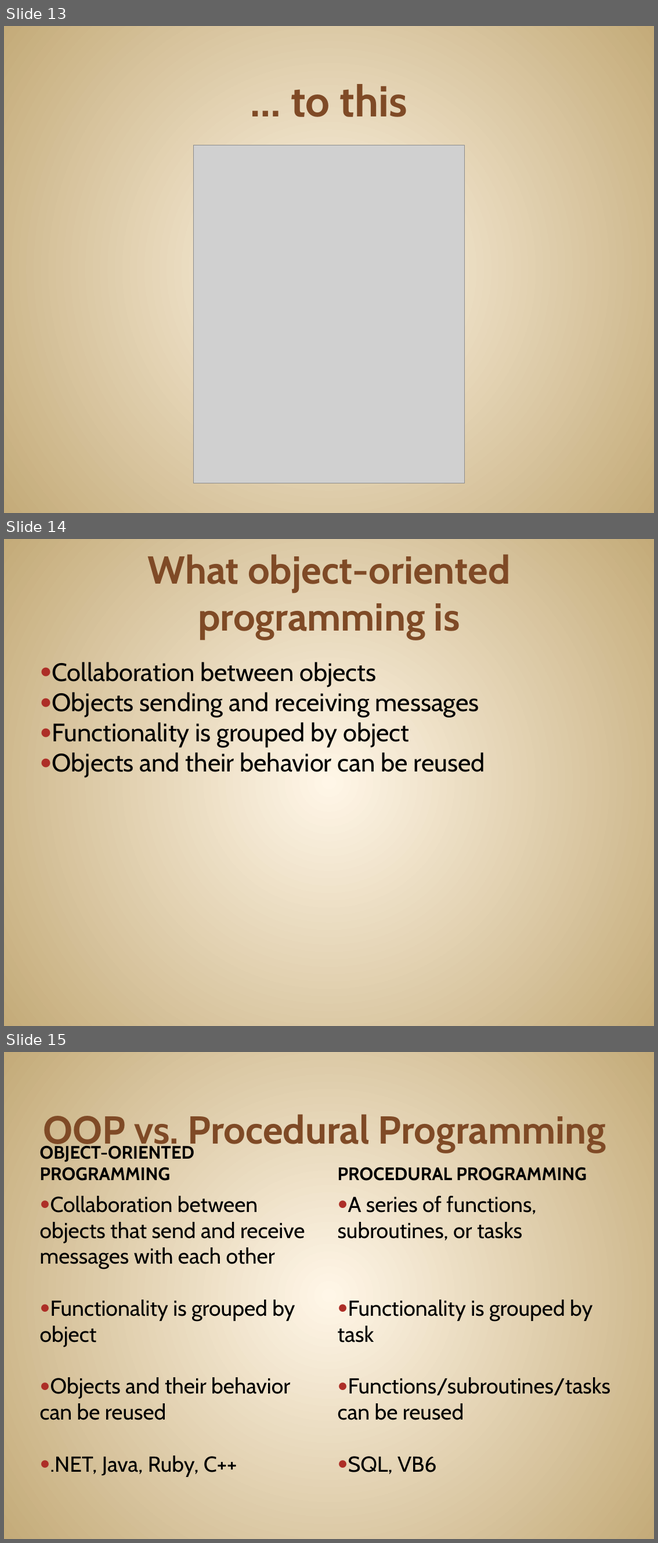
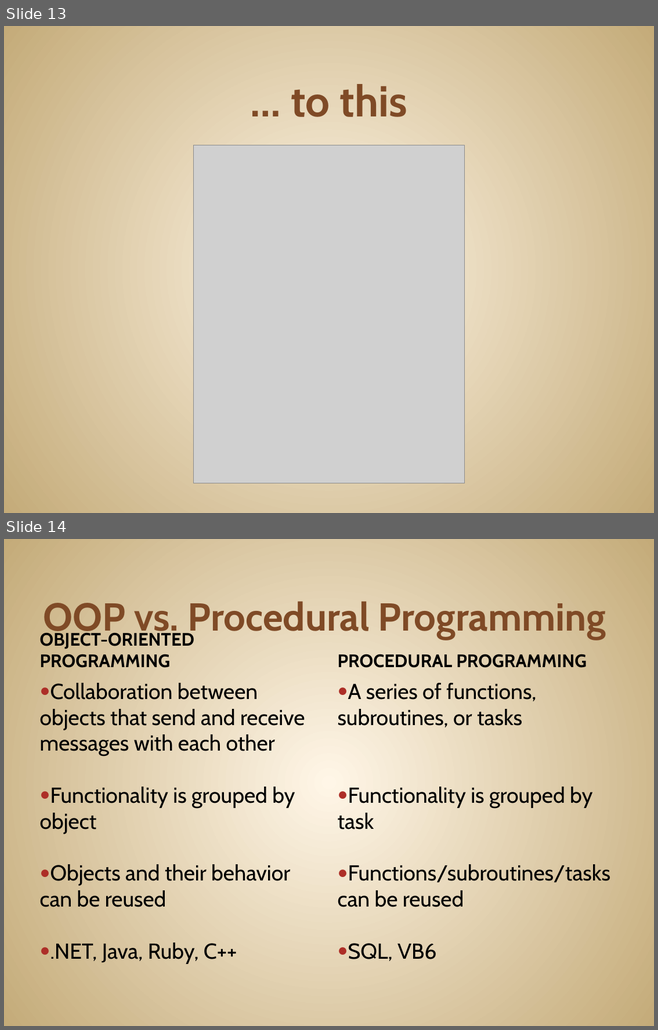
Before and after one commit to JonKruger/oop-solid-sample, a slide deck: slides/OOP-SOLID-CodeMash.pptx. Shown one above the other, each under a label of ours: slides 13, 14 and 15 before the commit, slides 13 and 14 after it. The pictures are 658x1543 and 658x1030 pixels, drawn with LibreOffice and Linux fonts; fonts in the diff are those of the drawing; grey boxes stand for pictures. Boxes give left, top, right and bottom in pixels: in the first picture for what was removed or moved away, otherwise in the second. Text is boxed around its words. In the diff, an @@ line names an element or a change of style, - is before the commit and + after.

```diff
--- a/slides/OOP-SOLID-CodeMash.pptx
+++ b/slides/OOP-SOLID-CodeMash.pptx
@@ slide 14 removed at (4,539,654,1026), background gradient #FFF7E8 to #C4AA7A @@
@@ title removed at (147,554,510,639) @@
-What object-oriented programming is
@@ text removed at (52,662,485,778) @@
-● Collaboration between objects
-● Objects sending and receiving messages
-● Functionality is grouped by object
-● Objects and their behavior can be reused
@@ what was slide 15 is now slide 14 @@
```
Also in this commit, not shown: 12 slides changed, 4 slides added, 3 other slides removed, 4 other files.
